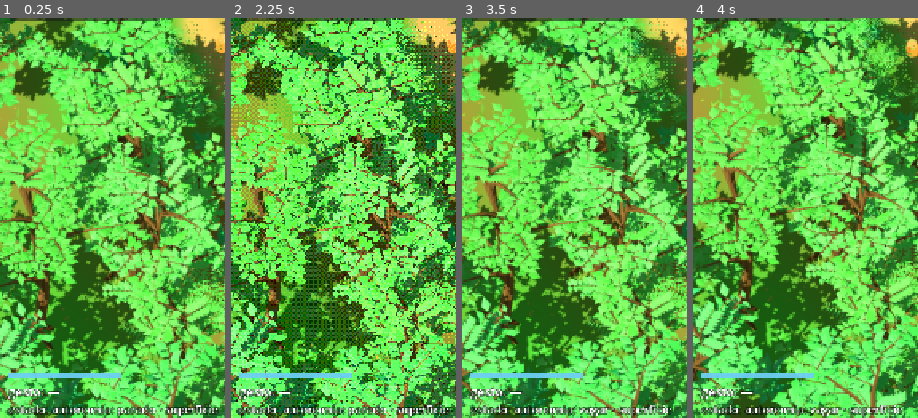
Above: before the commit, frames 1-4 (left to right).
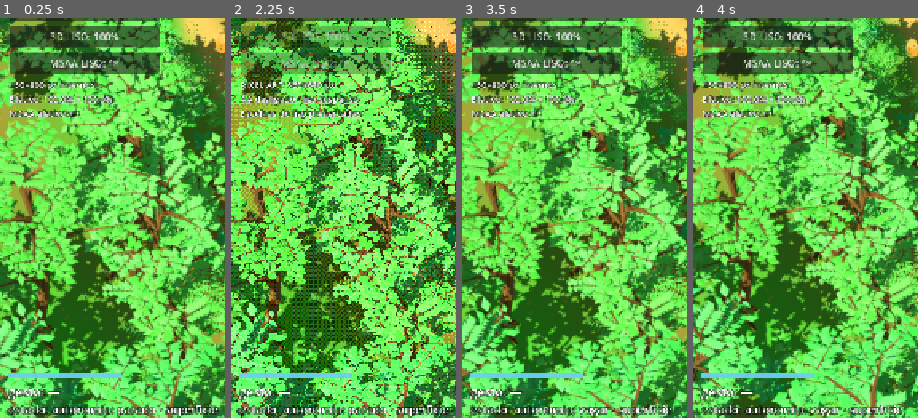
Above: after the commit, the same moments.

Repository: jonathasptbr-gh/Projeto-Galapago
Game: Godot game, scene res://jogo/main.tscn
The game is run twice, just before and just after one commit, with the same random seed, the same clock (stepped at 60 frames per second) and the same inputs.
Inputs:
- Up to frame 1 (0.25 s): no input
- Up to frame 2 (2.25 s): click "PULO AUTO: DESLIGADO" at 0.5 s; click "PULO AUTO: LIGADO" at 1.25 s; click "PIXEL ART: DESLIGADO" at 2 s
- Up to frame 3 (3.5 s): click "PIXEL ART: LIGADO" at 2.75 s
- Up to frame 4 (4 s): click "DIAGNÓSTICO: DESLIGADO" at 3.5 s
The pictures show only the part of the screen within x 1-51%, y 46-96%; the shares and areas given below are measured in that part.

The runs differ from the first frame. In frame 1, 8.8% of the frame differs, in the area x 3-72%, y 2-25%; in frame 2, 7.1%; in frame 3, 8.8%; in frame 4, 8.9%.

Commit message:
v0.42.0: controles manuais de resolução e MSAA do liso

Diff:
--- a/jogo/diagnostico.gd
+++ b/jogo/diagnostico.gd
@@ -79,7 +79,8 @@
 	atual.append(_sombras)
 	if is_instance_valid(_vista) and is_instance_valid(_vista.sv):
 		atual.append_array([_vista.pixel_pass, _vista.tamanho_interno(),
-			_vista.sv.size, _vista.sv.msaa_3d])
+			_vista.sv.size, _vista.sv.msaa_3d, _vista.resolucao_liso, _vista.msaa_liso,
+			_vista.sv.scaling_3d_scale])
 	if atual != _configuracao:
 		_configuracao = atual
 		_reiniciar()
@@ -108,8 +109,13 @@
 
 
 func configurar(vista: CanvasLayer, chao: SubViewport = null) -> void:
+	if is_instance_valid(_vista):
+		_vista.configuracao_alterada.disconnect(_conferir_configuracao)
 	_vista = vista
 	_chao = chao
+	if is_instance_valid(_vista):
+		_vista.configuracao_alterada.connect(_conferir_configuracao)
+	_conferir_configuracao()
 	_sincronizar_medicao()
 
 
@@ -472,6 +478,11 @@
 		c["MSAA 3D"] = ["desligado", "2×", "4×", "8×"][clampi(_vista.sv.msaa_3d, 0, 3)]
 		c["3D interno (vista)"] = dimensoes(_vista.tamanho_interno())
 		c["Alvo 3D c/margem (sv)"] = dimensoes(_vista.sv.size)
+		c["Escolha liso (sessão)"] = "%d%% · MSAA %s%s" % [_vista.resolucao_liso,
+			["desligado", "2×", "4×"][_vista.msaa_liso],
+			" (suspensa pelo PIXEL ART)" if _vista.pixel_pass else ""]
+		c["Resolução efetiva"] = _vista.texto_resolucao()
+		c["Escala 3D nativa"] = "%s (sem escala dupla; interno = sv, salvo margem Pixel Pass)" % num(_vista.sv.scaling_3d_scale, 2)
 	c["Sombras"] = _sombras + (" (luz direcional sem sombras em toda a cena)" if _sombras == "DESLIGADAS" else " (copas proxy; troncos mantidos)" if _sombras == "SIMPLIFICADAS" else " (folhas reais e troncos)")
 	c["Janela física"] = dimensoes(get_window().size) if is_inside_tree() else "n/d"
 	for k in extra:
--- a/jogo/hud.gd
+++ b/jogo/hud.gd
@@ -5,6 +5,8 @@
 ## P24: o botão PIXEL ART liga/desliga o Pixel Pass da vista 3D (quem manda é o main)
 signal pixel_pass_alternado(ligado: bool)
 signal sombras_alternadas(modo: int)
+signal resolucao_liso_escolhida(percentual: int)
+signal msaa_liso_escolhido(modo: int)
 
 ## HUD de desenvolvimento: título (versão/build), legenda dos gestos (a tabela
 ## v0.18 em linhas curtas + a linha do CONFIG), estado do corpo (rota/waypoints,
@@ -29,6 +31,7 @@
 const Atualizador := preload("res://jogo/atualizador.gd")
 const Mata := preload("res://jogo/mundo3d/natureza/mapa.gd")
 const Diagnostico := preload("res://jogo/diagnostico.gd")
+const Vista := preload("res://jogo/mundo3d/vista.gd")
 
 var diagnostico: Label
 var _diagnostico_btn: Button
@@ -76,6 +79,11 @@
 var _pixel := false
 var _sombras_btn: Button
 var _sombras := Mata.Sombras.COMPLETAS
+var _resolucao_btn: Button
+var _msaa_btn: Button
+var _resolucao_status: Label
+var _resolucao_liso := 100
+var _msaa_liso := Viewport.MSAA_4X
 
 
 func definir_vista_intima(ativa: bool) -> void:
@@ -187,6 +195,17 @@
 	_sombras_btn.pressed.connect(func(): sombras_alternadas.emit((_sombras + 1) % 3))
 	add_child(_sombras_btn)
 	definir_sombras(_sombras)
+	# Comparações independentes: nenhum botão muda a outra variável.
+	_resolucao_btn = _botao_liso(TOPO + 502)
+	_resolucao_btn.pressed.connect(func():
+		var i := Vista.ESCALAS_LISO.find(_resolucao_liso)
+		resolucao_liso_escolhida.emit(Vista.ESCALAS_LISO[(i + 1) % Vista.ESCALAS_LISO.size()]))
+	_msaa_btn = _botao_liso(TOPO + 544)
+	_msaa_btn.pressed.connect(func():
+		var i := Vista.AA_LISO.find(_msaa_liso)
+		msaa_liso_escolhido.emit(Vista.AA_LISO[(i + 1) % Vista.AA_LISO.size()]))
+	_resolucao_status = _rotulo("", Vector2(20, TOPO + 586), 14)
+	_resolucao_status.mouse_filter = Control.MOUSE_FILTER_IGNORE
 	_gesto = _rotulo("gesto: —", Vector2.ZERO, 20)
 	_gesto.set_anchors_and_offsets_preset(Control.PRESET_BOTTOM_LEFT, Control.PRESET_MODE_MINSIZE, 18)
 	_gesto.grow_vertical = Control.GROW_DIRECTION_BEGIN
@@ -233,12 +252,12 @@
 ## P25/1.4: "Verificar atualização" mora na coluna da ESQUERDA, abaixo do
 ## DIAGNÓSTICO; no canto direito (`TOPO + 350`) ficava por cima do painel ligado
 ## (captura do S24 Ultra, 2026-11-27). Some com o CONFIG, como os outros botões.
-## P25/2.1: desceu para `TOPO + 502`, abaixo de SOMBRAS.
+## Controles de resolução/AA e status acima; não ocupa o centro nem o painel.
 func _criar_verificar() -> Button:
 	var b := Button.new()
 	b.text = "Verificar atualização"
 	b.add_theme_font_size_override("font_size", 16)
-	b.position = Vector2(20, TOPO + 502)
+	b.position = Vector2(20, TOPO + 660)
 	b.custom_minimum_size = Vector2(240, 34)
 	b.focus_mode = Control.FOCUS_NONE
 	b.pressed.connect(func(): atualizador.verificar())
@@ -301,6 +320,37 @@
 ## Estado do Pixel Pass (o main chama na partida e a cada troca).
 func definir_pixel_pass(ligado: bool) -> void:
 	_pixel = ligado
+
+
+func _botao_liso(y: float) -> Button:
+	var b := Button.new()
+	b.position = Vector2(20, y)
+	b.custom_minimum_size = Vector2(240, 34)
+	b.add_theme_font_size_override("font_size", 16)
+	b.focus_mode = Control.FOCUS_NONE
+	add_child(b)
+	return b
+
+
+## Estado aplicado, não antecipado pelo botão. Chamado também ao resize.
+func definir_render_liso(vista: CanvasLayer) -> void:
+	_resolucao_liso = vista.resolucao_liso
+	_msaa_liso = vista.msaa_liso
+	_pixel = vista.pixel_pass
+	_resolucao_btn.text = "3D LISO: %d%%" % _resolucao_liso
+	_msaa_btn.text = "MSAA LISO: " + ["DESLIGADO", "2×", "4×"][_msaa_liso]
+	_resolucao_btn.disabled = _pixel
+	_msaa_btn.disabled = _pixel
+	var px: Vector2i = vista.tamanho_interno()
+	if _pixel:
+		_resolucao_status.text = "PIXEL ART: %d×%d px\nAA desligado · liso suspenso\nEscolhas do liso preservadas" % [px.x, px.y]
+	else:
+		var fisico: Vector2i = get_window().size
+		_resolucao_status.text = "%d×%d px internos\nEfetivo: %s%% × %s%%\nMSAA efetivo: %s" % [px.x, px.y,
+			Diagnostico.num(100.0 * px.x / maxf(fisico.x, 1), 1),
+			Diagnostico.num(100.0 * px.y / maxf(fisico.y, 1), 1), vista.texto_aa()]
+	_copiado_t = 0.0
+	_copiar_btn.text = TEXTO_COPIAR
 
 
 func gesto(ev: Dictionary, cmd: Dictionary, resultado: String) -> void:
--- a/jogo/main.gd
+++ b/jogo/main.gd
@@ -268,9 +268,21 @@
 	hud.hostilidade_alternada.connect(definir_hostilidade)
 	hud.pixel_pass_alternado.connect(definir_pixel_pass)
 	hud.sombras_alternadas.connect(definir_sombras)
+	hud.resolucao_liso_escolhida.connect(func(p: int): vista.resolucao_liso = p)
+	hud.msaa_liso_escolhido.connect(func(aa: int): vista.msaa_liso = aa)
 	add_child(hud)
 	hud.definir_pixel_pass(vista.pixel_pass)
 	hud.diagnostico.configurar(vista, chao)
+	vista.configuracao_alterada.connect(func(): hud.definir_render_liso(vista))
+	# Atalhos só de captura: as mesmas escolhas manuais, sem tocar demo/gestos.
+	for p in Vista.ESCALAS_LISO:
+		if ("--resolucao=%d" % p) in args:
+			vista.resolucao_liso = p
+	if "--msaa=2" in args:
+		vista.msaa_liso = Viewport.MSAA_2X
+	elif "--msaa=off" in args:
+		vista.msaa_liso = Viewport.MSAA_DISABLED
+	hud.definir_render_liso(vista)
 	# Capturas comparáveis: mesma seed/câmera/demo; só a sombra muda.
 	var modo_sombra := Mata.Sombras.COMPLETAS
 	if "--sombras=simplificadas" in args:
--- a/jogo/mundo3d/vista.gd
+++ b/jogo/mundo3d/vista.gd
@@ -1,4 +1,26 @@
 extends CanvasLayer
+## Mudança síncrona: HUD/registro invalidam janelas antes de qualquer cópia.
+signal configuracao_alterada
+
+const ESCALAS_LISO := [100, 85, 75, 67, 50]
+const AA_LISO := [Viewport.MSAA_4X, Viewport.MSAA_2X, Viewport.MSAA_DISABLED]
+
+## Preferências MANUAIS, só desta instância/partida. Pixel Pass não as altera.
+var resolucao_liso := 100:
+	set(v):
+		if v not in ESCALAS_LISO or v == resolucao_liso:
+			return
+		resolucao_liso = v
+		if is_inside_tree():
+			_reconfigurar()
+var msaa_liso := Viewport.MSAA_4X:
+	set(v):
+		if v not in AA_LISO or v == msaa_liso:
+			return
+		msaa_liso = v
+		if is_inside_tree():
+			_reconfigurar()
+
 ## O PALCO 3D: SubViewport com o mundo 3D + a imagem dele na tela, com ou sem
 ## o Pixel Pass. É um CanvasLayer (`layer = -1` por padrão): a imagem fica
 ## atrás do canvas normal e não segue a Camera2D de quem a usar.
@@ -15,16 +37,17 @@
 ##               pixel_pass.gdshader; ampliada nearest pelo fator
 ##               tela.y / altura_interna; câmera no `snap` e imagem deslocada
 ##               de −resto_px × fator (a margem cobre o deslocamento);
-##     desligado → SubViewport do tamanho FÍSICO da janela (`get_window().size`,
-##               não o canvas 720×1280 lógico), desenhado reduzido por
-##               canvas/físico: 1 px renderizado = 1 px da tela do aparelho.
-##               MSAA 4×, sem FXAA (`fxaa_liso`), sem pós, câmera suave.
+##     desligado → padrão FÍSICO 100%/MSAA 4×. Operador pode escolher somente
+##               nesta sessão 100/85/75/67/50% e 4×/2×/off, independentemente.
+##               Sem DRS, escala nativa ou persistência. Imagem ampliada linear,
+##               uniforme e centrada; arredondamento gera overscan <1 texel.
+##               Sem FXAA novo (`fxaa_liso` desligado), câmera suave.
 ## - `niveis`, `forca_dither`: parâmetros do pós (só no Pixel Pass).
 ## - `contorno: MeshInstance3D` — o CONTORNO DE TELA (contorno_tela.gdshader):
 ##   QuadMesh 2×2 em clip space, filho do SubViewport (mesmo mundo 3D),
 ##   `extra_cull_margin` máximo, sem sombra; visível só com
 ##   `Mat.contorno_tela()` (senão a casca antiga desenha a linha). Raio em px
-##   renderizados: liso = `espessura_contorno` (px de canvas) × físico/canvas
+##   renderizados: liso = `espessura_contorno` (px de canvas) × interno/canvas
 ##   — a mesma espessura na tela em qualquer aparelho; Pixel Pass = 1 px
 ##   interno, nítido (saturação 1). `limiar_contorno`: diferença de
 ##   profundidade (unidades de mundo) que dá linha cheia. O mesmo shader
@@ -39,7 +62,7 @@
 ##   de câmera ortográfica cobre near..far: o Godot IGNORA
 ##   `directional_shadow_max_distance` em ortográfica) e a imagem.
 ## - `fator() -> float` (px de canvas por px interno; 1 sem Pixel Pass) e
-##   `tamanho_interno() -> Vector2i` (sem margem; px físicos sem Pixel Pass).
+##   `tamanho_interno() -> Vector2i` (sem margem; pixels reais do buffer 3D).
 ## - Reage sozinha a `size_changed` da janela.
 ## "Tela" = retângulo visível do viewport raiz em unidades de canvas (com o
 ## stretch `canvas_items` do projeto, 720×1280 expandido).
@@ -212,8 +235,31 @@
 	return _interno
 
 
+## O alvo é o próprio buffer 3D: NÃO usamos scaling_3d_scale (ficará 1).
+## Arredondamento para cima, altura >=2 e largura cobrindo o aspecto do canvas.
+static func pixels_liso(fisico: Vector2i, tela: Vector2, percentual: int) -> Vector2i:
+	if percentual == 100:
+		return Vector2i(maxi(2, fisico.x), maxi(2, fisico.y))
+	var h := maxi(2, ceili(float(fisico.y) * percentual / 100.0))
+	return Vector2i(maxi(2, ceili(tela.x * h / maxf(tela.y, 1.0))), h)
+
+
+func texto_aa() -> String:
+	return ["desligado", "2×", "4×", "8×"][clampi(sv.msaa_3d, 0, 3)]
+
+
+func texto_resolucao() -> String:
+	if pixel_pass:
+		return "PIXEL: %d×%d px · AA off" % [_interno.x, _interno.y]
+	return "%d×%d px · %.1f%%×%.1f%% real" % [_interno.x, _interno.y,
+		100.0 * _interno.x / maxf(get_window().size.x, 1),
+		100.0 * _interno.y / maxf(get_window().size.y, 1)]
+
+
 func _reconfigurar() -> void:
 	_tela = get_viewport().get_visible_rect().size
+	# Sem escala nativa adicional: pixels internos reportados = sv.size.
+	sv.scaling_3d_scale = 1.0
 	if pixel_pass:
 		_fator = _tela.y / float(altura_interna)
 		var w := int(ceil(_tela.x / _fator))
@@ -225,19 +271,20 @@
 		imagem.scale = Vector2(_fator, _fator)
 		_pos.set_shader_parameter("tam", Vector2(sv.size))
 	else:
-		# resolução FÍSICA: canvas_items+expand ⇒ janela = tela × k, k igual
-		# nos dois eixos; renderiza k× maior e desenha 1/k (1:1 no pixel físico)
 		var fisico := get_window().size
 		if fisico.x <= 0 or fisico.y <= 0:
 			fisico = Vector2i(_tela.round())
-		var k := float(fisico.y) / _tela.y
 		_fator = 1.0
-		_interno = fisico
-		sv.size = fisico
-		sv.msaa_3d = Viewport.MSAA_4X
+		_interno = pixels_liso(fisico, _tela, resolucao_liso)
+		sv.size = _interno
+		sv.msaa_3d = msaa_liso
 		imagem.material = null
-		imagem.scale = Vector2(1.0 / k, 1.0 / k)
-		imagem.position = Vector2.ZERO
+		# Escala UNIFORME pela altura + centro comum à câmera. Arredondar os
+		# eixos e esticar até a tela distorceria a projeção ortográfica. A largura
+		# é ceil: sobra <1 texel por lado, fora da tela, nunca uma faixa vazia.
+		var px_canvas := _tela.y / float(_interno.y)
+		imagem.scale = Vector2.ONE * px_canvas
+		imagem.position = (_tela - Vector2(_interno) * px_canvas) * 0.5
 	contorno.visible = Mat.contorno_tela()
 	if pixel_pass:
 		_mat_contorno.set_shader_parameter("raio", 1.0)
@@ -251,7 +298,7 @@
 		_mat_contorno.set_shader_parameter("saturacao", 3.0)
 		_mat_contorno.set_shader_parameter("saturacao_vinco", 2.0)
 		_mat_contorno.set_shader_parameter("vinco_um_lado", false)
-		_mat_contorno.set_shader_parameter("profundidade_msaa", true)
+		_mat_contorno.set_shader_parameter("profundidade_msaa", sv.msaa_3d != Viewport.MSAA_DISABLED)
 	sv.screen_space_aa = (Viewport.SCREEN_SPACE_AA_FXAA if fxaa_liso and not pixel_pass
 		else Viewport.SCREEN_SPACE_AA_DISABLED)
 	# nearest no Pixel Pass (ampliação inteira do pixel art); linear no liso
@@ -260,6 +307,7 @@
 		else CanvasItem.TEXTURE_FILTER_LINEAR)
 	if _ultima_cam != null:
 		aplicar_camera(_ultima_cam)
+	configuracao_alterada.emit()
 
 
 func aplicar_camera(cam3d: RefCounted) -> void:
--- /dev/null
+++ b/testes/test_resolucao_msaa.gd
@@ -0,0 +1,205 @@
+extends "res://testes/caso.gd"
+## Controles manuais: projeção real Camera3D → imagem composta, não só a sim.
+const Vista := preload("res://jogo/mundo3d/vista.gd")
+const Cam := preload("res://sim/camera3d.gd")
+const Main := preload("res://jogo/main.gd")
+const Hud := preload("res://jogo/hud.gd")
+
+
+func test_pixels_fisicos_conhecidos_e_arredondamento() -> void:
+	var tela := Vector2(720, 1560)
+	var esperados := [Vector2i(1440, 3120), Vector2i(1224, 2652),
+		Vector2i(1080, 2340), Vector2i(966, 2091), Vector2i(720, 1560)]
+	for i in Vista.ESCALAS_LISO.size():
+		var px := Vista.pixels_liso(Vector2i(1440, 3120), tela, Vista.ESCALAS_LISO[i])
+		igual(px, esperados[i], "pixels reais; 67% arredondado, não anunciado como exato")
+		checar(px.x >= 2 and px.y >= 2, "dimensões válidas")
+		checar(absf(float(px.x) / px.y - tela.x / tela.y) <= 1.0 / px.y, "erro só de arredondamento")
+	igual(Vista.pixels_liso(Vector2i.ONE, Vector2.ONE, 50), Vector2i(2, 2), "mínimo do SubViewport")
+
+
+func test_projecao_real_centro_cantos_resize_e_contorno() -> void:
+	var raiz: Window = Engine.get_main_loop().root
+	var original := raiz.size
+	var v := Vista.new()
+	raiz.add_child(v)
+	var cam := Cam.new()
+	cam.foco = Vector3(12.31, 1.7, 18.19)
+	var sinais := []
+	v.configuracao_alterada.connect(func(): sinais.append(true))
+	for fisico in [Vector2i(1440, 3120), Vector2i(1080, 2400), Vector2i(721, 1281),
+			Vector2i(3120, 1440), Vector2i(720, 1280)]:
+		raiz.size = fisico
+		# Mesmo caminho do sinal: não injeta tamanho interno nem escala de imagem.
+		v._reconfigurar()
+		igual(raiz.size, fisico, "janela física conhecida")
+		var tela := raiz.get_visible_rect().size
+		for p in Vista.ESCALAS_LISO:
+			v.resolucao_liso = p
+			igual(v.sv.size, Vista.pixels_liso(fisico, tela, p))
+			if p == 100:
+				igual(v.sv.size, fisico, "100% sempre é a resolução física, sem arredondamento extra")
+			igual(v.tamanho_interno(), v.sv.size, "buffer interno = alvo (escala nativa 1)")
+			igual(v.sv.scaling_3d_scale, 1.0, "sem redução dupla")
+			perto(v.imagem.scale.x, v.imagem.scale.y, 0.000001, "sem esticar eixos")
+			var ret := Rect2(v.imagem.position, Vector2(v.sv.size) * v.imagem.scale)
+			checar(ret.position.x <= 0.001 and ret.position.y <= 0.001, "cobre topo/esquerda")
+			checar(ret.end.x >= tela.x - 0.001 and ret.end.y >= tela.y - 0.001, "cobre baixo/direita")
+			for yaw in [0.0, 0.73, PI]:
+				cam.yaw = yaw
+				for altura in [12.0, 25.0]:
+					cam.altura_mundo = altura
+					v.aplicar_camera(cam)
+					for uv in [Vector2.ZERO, Vector2.ONE, Vector2(1, 0), Vector2(0, 1), Vector2(0.5, 0.5)]:
+						var toque: Vector2 = uv * tela
+						var q: Vector2 = cam.tela_para_chao(tela, 0.0) * toque
+						var ponto := Cam.para_3d(q)
+						var interno := v.camera.unproject_position(ponto)
+						var composto := v.imagem.position + interno * v.imagem.scale
+						perto_v(composto, toque, 0.02, "canvas→chão→Camera3D→imagem %s/%s" % [fisico, p])
+			var mat: ShaderMaterial = v.contorno.material_override
+			perto(mat.get_shader_parameter("raio") * v.imagem.scale.y,
+				v.espessura_contorno, 0.001, "contorno conserva espessura de canvas")
+	checar(sinais.size() > 5, "resize/escolha notificam na hora")
+	v.free()
+	raiz.size = original
+
+
+func test_msaa_independente_pixel_pass_e_nova_partida() -> void:
+	var raiz: Window = Engine.get_main_loop().root
+	var v := Vista.new()
+	raiz.add_child(v)
+	igual(v.resolucao_liso, 100)
+	igual(v.sv.msaa_3d, Viewport.MSAA_4X)
+	for p in Vista.ESCALAS_LISO:
+		v.resolucao_liso = p
+		var tamanho := v.sv.size
+		for aa in Vista.AA_LISO:
+			v.msaa_liso = aa
+			igual(v.sv.size, tamanho, "MSAA não muda resolução")
+			igual(v.sv.msaa_3d, aa, "AA efetivo")
+			igual(v.sv.screen_space_aa, Viewport.SCREEN_SPACE_AA_DISABLED, "sem FXAA substituto")
+			var mat: ShaderMaterial = v.contorno.material_override
+			igual(mat.get_shader_parameter("profundidade_msaa"), aa != Viewport.MSAA_DISABLED)
+			v.pixel_pass = true
+			igual(v.tamanho_interno().y, 640)
+			igual(v.sv.size.y, 644, "margem Pixel Pass intacta")
+			igual(v.sv.msaa_3d, Viewport.MSAA_DISABLED)
+			igual(v.sv.scaling_3d_scale, 1.0)
+			igual(v.imagem.texture_filter, CanvasItem.TEXTURE_FILTER_NEAREST)
+			v.pixel_pass = false
+			igual(v.resolucao_liso, p, "preferência de sessão preservada")
+			igual(v.sv.size, tamanho, "não recebe escala Pixel Pass dupla")
+			igual(v.sv.msaa_3d, aa, "AA restaurado")
+	v.free()
+	v = Vista.new()
+	raiz.add_child(v)
+	igual(v.resolucao_liso, 100, "não persiste")
+	igual(v.msaa_liso, Viewport.MSAA_4X)
+	v.free()
+
+
+func test_hud_cicla_uma_variavel_e_preserva_chao_toque() -> void:
+	var m := Main.new()
+	Engine.get_main_loop().root.add_child(m)
+	var h = m.hud
+	var chao: Vector2i = m.chao.size
+	var transform_chao: Transform2D = m.chao.raiz.transform
+	var camera: Transform3D = m.vista.camera.transform
+	var corpo: Vector2 = m.corpo.pos
+	var tela: Vector2 = m.get_viewport_rect().size
+	for p in [85, 75, 67, 50, 100]:
+		h._resolucao_btn.pressed.emit()
+		igual(m.vista.resolucao_liso, p)
+		igual(m.vista.msaa_liso, Viewport.MSAA_4X, "botão resolução só muda resolução")
+		igual(h._resolucao_btn.text, "3D LISO: %d%%" % p)
+		checar(h._resolucao_status.text.contains("%d×%d px" % [m.vista.sv.size.x, m.vista.sv.size.y]), "pixels efetivos visíveis")
+		for uv in [Vector2(0.5, 0.5), Vector2(0.1, 0.1), Vector2(0.9, 0.9)]:
+			var toque: Vector2 = uv * tela
+			var q: Vector2 = m.mundo_de(toque)
+			perto_v(m.tela_de(q), toque, 0.01, "mira/caminho continuam no chão sob o dedo")
+		igual(m.vista.camera.transform, camera, "não move câmera")
+		igual(m.corpo.pos, corpo, "não move criatura")
+		igual(m.chao.size, chao, "mapa do chão não reduz")
+		igual(m.chao.raiz.transform, transform_chao, "marcas mantêm afim")
+		checar(h.get_viewport() == m.get_viewport(), "HUD na tela normal, não no sv")
+	for aa in [Viewport.MSAA_2X, Viewport.MSAA_DISABLED, Viewport.MSAA_4X]:
+		h._msaa_btn.pressed.emit()
+		igual(m.vista.msaa_liso, aa)
+		igual(m.vista.resolucao_liso, 100)
+	m.definir_pixel_pass(true)
+	checar(h._resolucao_btn.disabled and h._msaa_btn.disabled, "Pixel Pass suspende controles liso")
+	checar(h._resolucao_status.text.contains("liso suspenso"), "explicação visível")
+	m.definir_pixel_pass(false)
+	checar(not h._resolucao_btn.disabled and not h._msaa_btn.disabled, "volta habilita liso")
+	h._alternar_info()
+	checar(not h._resolucao_btn.visible and not h._msaa_btn.visible and not h._resolucao_status.visible, "CONFIG oculta todos")
+	h._alternar_info()
+	h.definir_vista_intima(true)
+	checar(not h._resolucao_btn.visible and not h._msaa_btn.visible, "íntima oculta")
+	h.definir_vista_intima(false)
+	checar(h._resolucao_btn.visible and h._msaa_btn.visible, "retorno restaura")
+	m.free()
+
+
+func test_registro_limpa_imediato_escala_aa_pixel_resize() -> void:
+	var m := Main.new()
+	var raiz: Window = Engine.get_main_loop().root
+	raiz.add_child(m)
+	var original := raiz.size
+	var h = m.hud
+	var d = h.diagnostico
+	h.definir_diagnostico(true)
+	var agora := 1000000
+	for mudar in [func(): m.vista.resolucao_liso = 75,
+			func(): m.vista.msaa_liso = Viewport.MSAA_DISABLED,
+			func(): m.definir_pixel_pass(true),
+			func(): m.definir_pixel_pass(false),
+			func(): raiz.size = Vector2i(1440, 3120)]:
+		d.amostrar(agora, 0.016)
+		d.amostrar(agora + 500000, 0.016)
+		d.amostrar(agora + 700000, 0.016)
+		igual(d.historico().size(), 1, "há histórico antes da mudança")
+		mudar.call()
+		igual(d.historico().size(), 0, "sinal limpa antes da cópia")
+		igual(d._anterior_us, 0, "janela parcial descartada")
+		igual(d._intervalos, 0)
+		igual(d._soma_gpu[0], 0.0, "somas zeradas")
+		var registro: String = d.registro()
+		checar(registro.contains("Sem janelas inteiras"), "cópia nunca rotula dados antigos")
+		checar(registro.contains("Escolha liso (sessão): 75%"), "solicitada separada")
+		checar(registro.contains("MSAA 3D: " + m.vista.texto_aa()), "AA efetivo")
+		checar(registro.contains("Resolução efetiva: " + m.vista.texto_resolucao()), "pixels/escala reais")
+		agora += 2000000
+	m.free()
+	raiz.size = original
+
+
+func test_layout_inteiro_inclusive_update_alturas_variadas() -> void:
+	var m := Main.new()
+	Engine.get_main_loop().root.add_child(m)
+	var h = m.hud
+	var update: Button = h._criar_verificar()
+	h.definir_diagnostico(true)
+	h.diagnostico.amostrar(1000000, 0.016)
+	h.diagnostico.amostrar(1500000, 0.016)
+	for pixel in [false, true]:
+		m.definir_pixel_pass(pixel)
+		var controles: Array = [h._pulo_auto, h._hostil_btn, h._config_btn, h._carga_rotulo,
+			h._carga_slider, h._pixel_btn, h._diagnostico_btn, h._copiar_btn,
+			h._sombras_btn, h._resolucao_btn, h._msaa_btn, h._resolucao_status, update]
+		var rets: Array = []
+		for c in controles:
+			var ret := Rect2(c.position, c.get_combined_minimum_size())
+			checar(ret.end.x <= 260.0, "%s cabe na coluna esquerda: %s" % [c.get_class(), ret])
+			for altura in [1280.0, 1440.0, 1560.0, 1600.0]:
+				checar(ret.end.y < altura - 140.0, "não cobre rodapé em altura %s" % altura)
+			for anterior in rets:
+				checar(not ret.intersects(anterior), "controles sem sobreposição %s/%s" % [ret, anterior])
+			rets.append(ret)
+		var tam: Vector2 = h.diagnostico.get_combined_minimum_size()
+		var painel := Rect2(Vector2(720.0 - 16.0 - tam.x, Hud.TOPO + 34), tam)
+		for ret in rets:
+			checar(not painel.intersects(ret), "não cobre diagnóstico")
+		checar(not Rect2(h._resolucao_btn.position, h._resolucao_btn.size).has_point(Vector2(360, 700)), "centro de toque livre")
+	m.free()
Not shown, added: testes/test_resolucao_msaa.gd.uid
Not shown, changed: docs/GODOT.md
Not shown, changed: docs/HISTORICO.md
Not shown, changed: docs/OTIMIZACAO.md
Not shown, changed: docs/RESIDUOS.md
